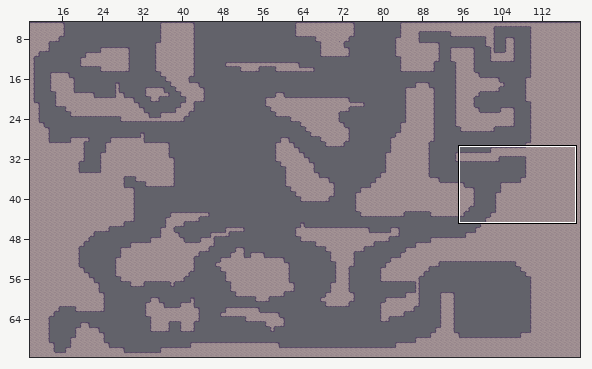
A Tiled map (JSON) gets an edit: maps/map1.json. Above, an overview of the earlier version with the close-up marked.
Close-up. Earlier state:
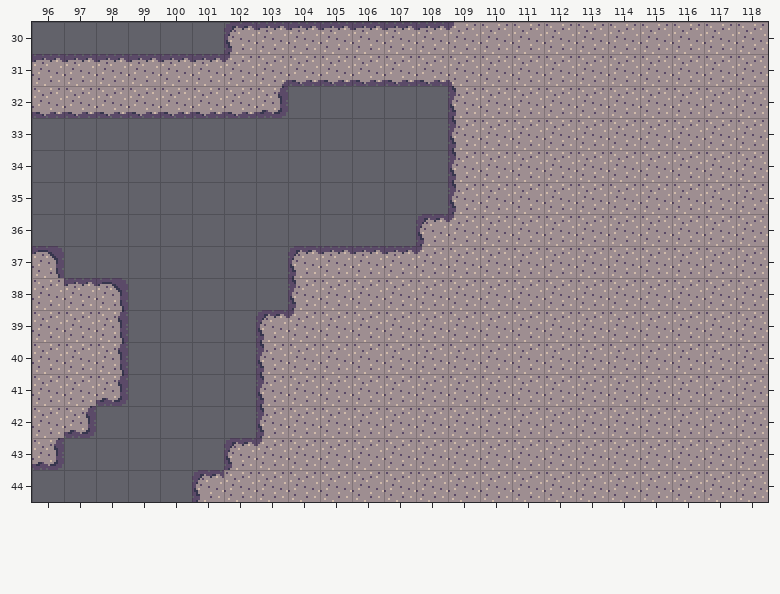
Cells are 16x16 px. Shown: x 96..118, y 30..44.
After:
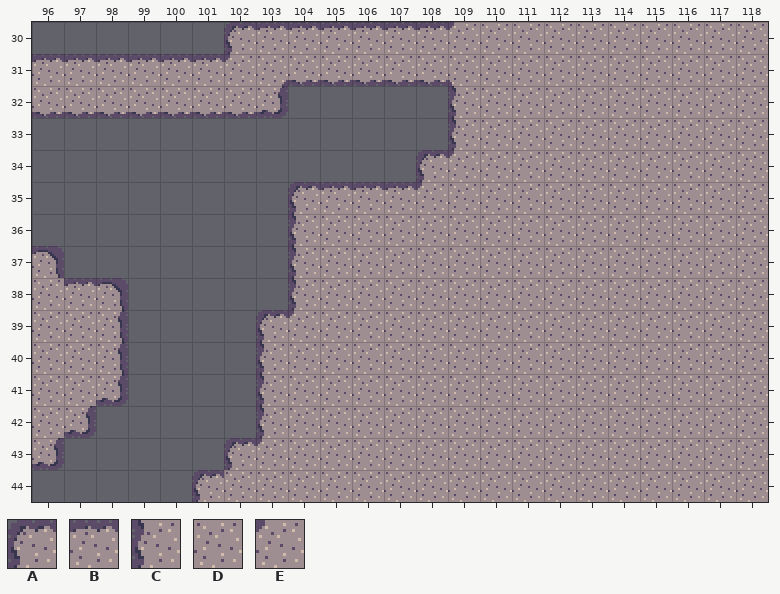
Key: from "terrain": A 0, B 1, C 6, D 7, E 33.
_ is an empty cell.
Tiles replaced or removed in this view: A, B, C, E.
Change:
Changed rows in their new state; . is an unchanged cell.
Layer "terrain":
first column x 104:
34 ....AE
35 ABBBED
36 CDDDDD
37 CDDDD.
Where, in picture pixels (left, top, right, bottom), the same in both close-ups:
changed: (288, 150, 456, 274)
